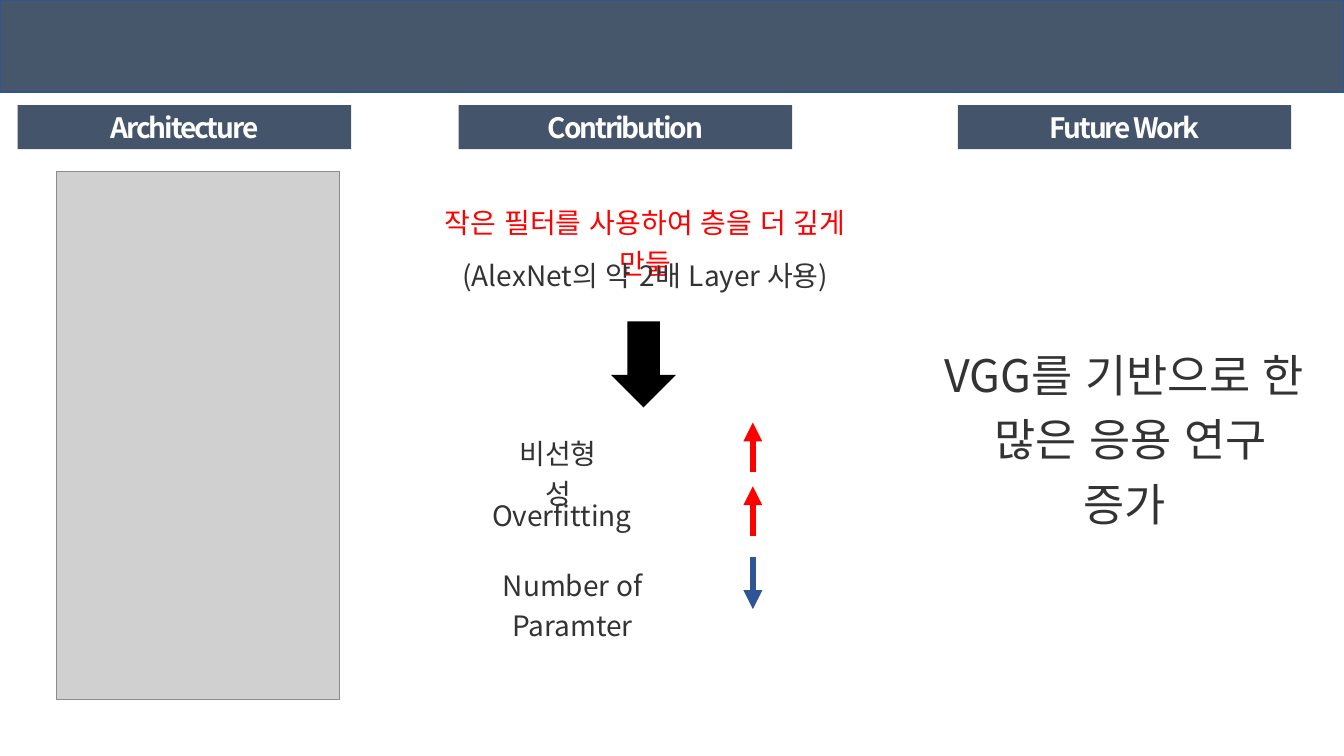
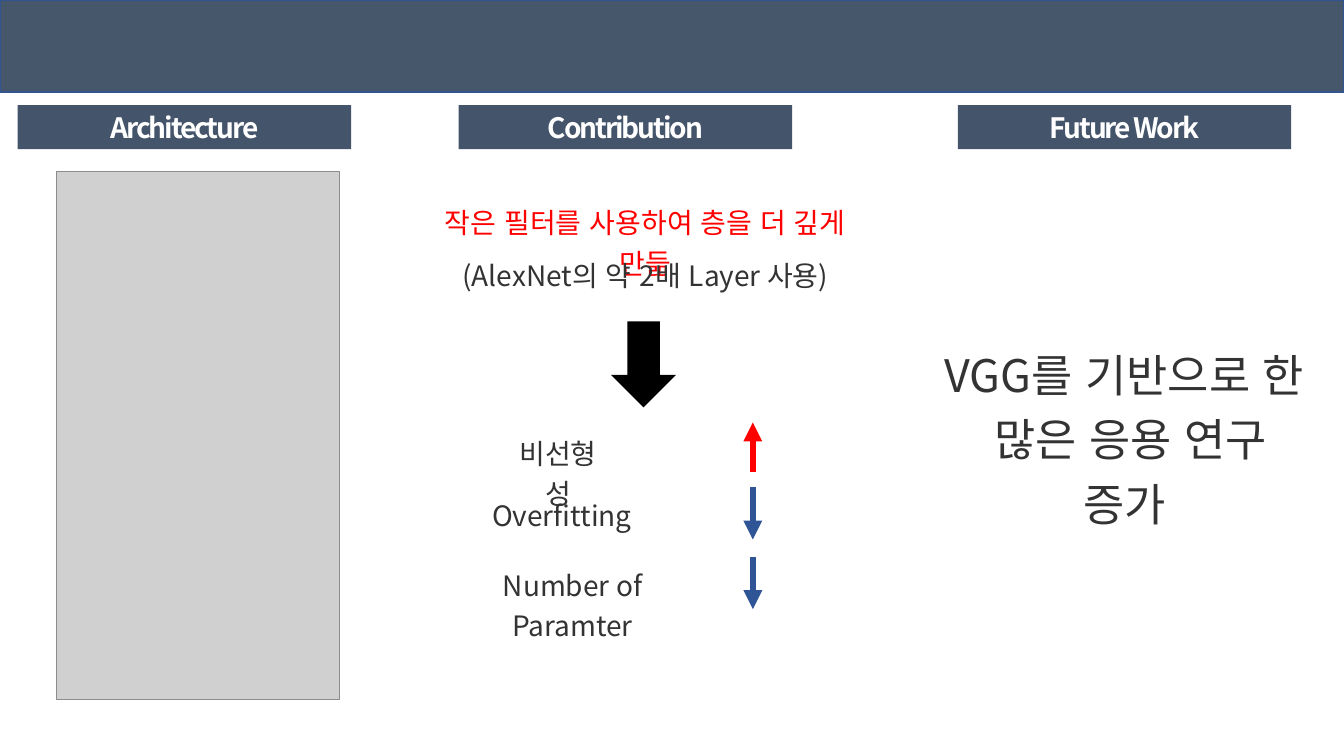
Before and after one commit to winston1214/BOAZ, a slide deck: slide 5 of Study_Summer_vacation/8week/standalone_DL_8week.pptx. Drawn at 1344x756 pixels with LibreOffice and Linux fonts; fonts in the diff are those of the drawing; grey boxes stand for pictures. Boxes give left, top, right and bottom in pixels: in the first picture for what was removed or moved away, otherwise in the second. Text is boxed around its words. In the diff, an @@ line names an element or a change of style, - is before the commit and + after.

```diff
--- a/Study_Summer_vacation/8week/standalone_DL_8week.pptx
+++ b/Study_Summer_vacation/8week/standalone_DL_8week.pptx
@@ arrow moved from (753, 535) - (753, 486) to (753, 487) - (753, 539) @@
@@ arrow (753, 487) - (753, 539): stroke #FF0000 4.5 pt to #2F5597 4.5 pt @@
```
Also in this commit, not shown: 2 other slides changed, 2 other files.
